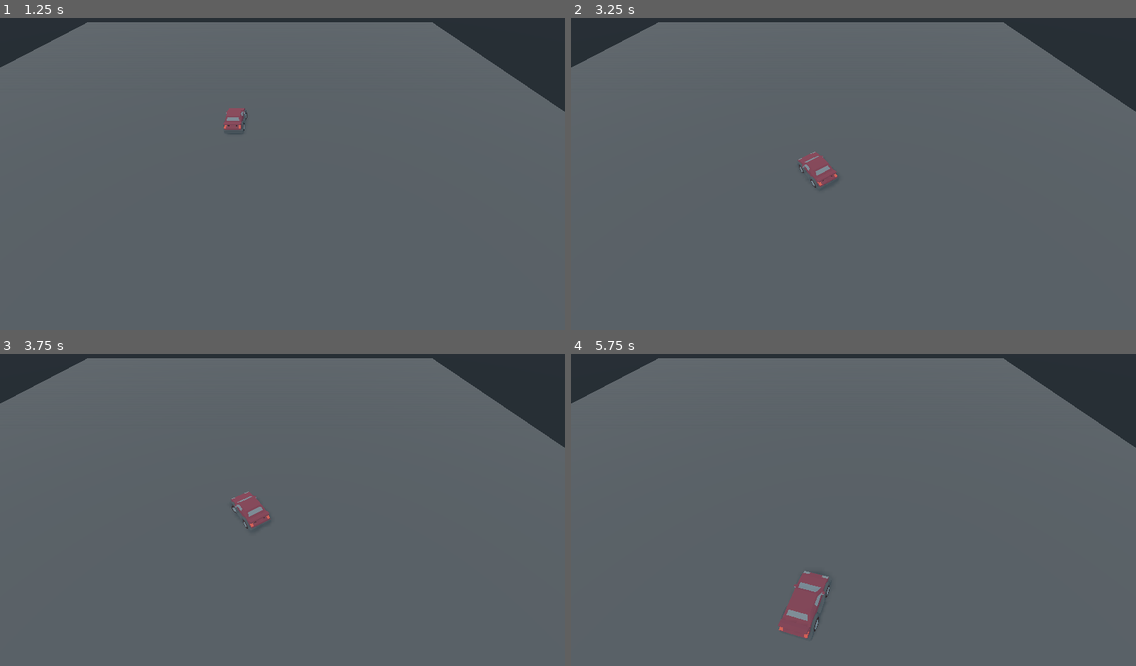
Above: before the commit, frames 1-4 (two rows, left to right).
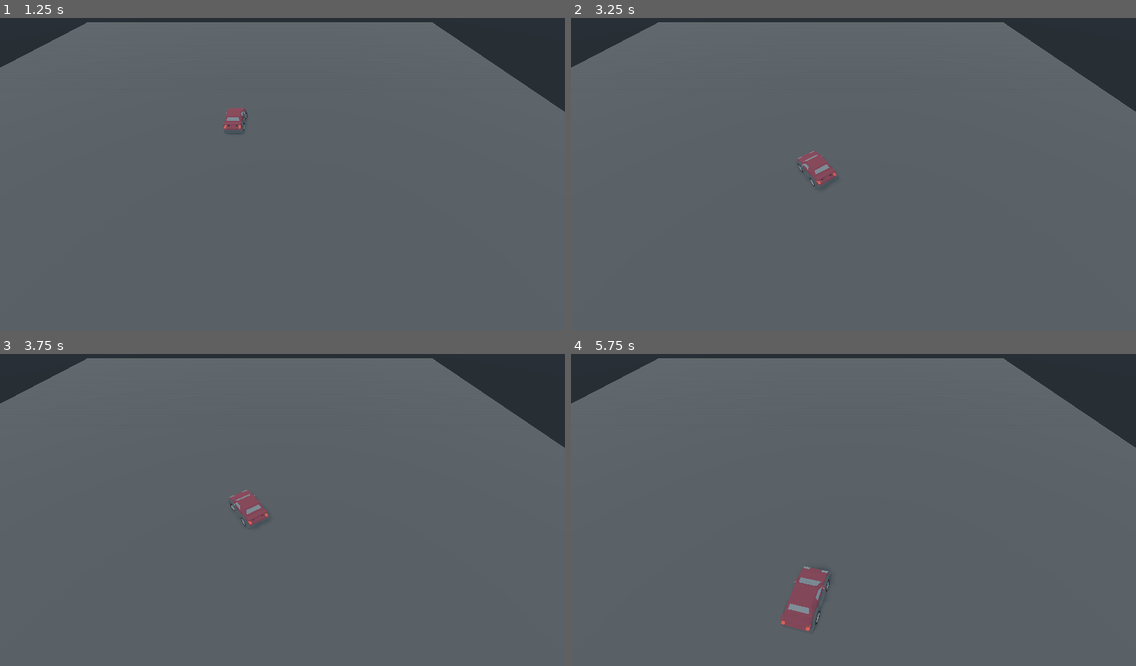
Above: after the commit, the same moments.

Repository: kidscancode/3d_car_tutorial
Game: Godot game, scene res://cars/TestWorld.tscn
Same seed, same stepped clock (60 frames per second), same inputs: the game is played once before the commit and once after it.
Inputs:
- Up to frame 1 (1.25 s): tap Enter at 0.5 s; hold Right (steer_right) from 0.53 s (still down)
- Up to frame 2 (3.25 s): tap Space at 1.25 s; release Right (steer_right) at 1.28 s; hold Down (brake) 1.28-2.03 s; hold Right (steer_right) 2.03-2.78 s; hold Up (accelerate) from 2.78 s (still down)
- Up to frame 3 (3.75 s): release Up (accelerate) at 3.53 s; hold Left (steer_left) from 3.53 s (still down)
- Up to frame 4 (5.75 s): release Left (steer_left) at 5.03 s; hold Down (brake) from 5.03 s (still down)

Frame 1 is identical in both runs. In frame 2, 0.1% of the frame differs, in the area x 40-48%, y 42-55%; in frame 3, 0.2%; in frame 4, 0.7%, in the area x 36-47%, y 67-92%.

Commit message:
Part 2: Drifting

Diff:
--- a/cars/DemoCar.gd
+++ b/cars/DemoCar.gd
@@ -1,11 +1,14 @@
+# Player controlled car.
 extends "res://cars/car_base.gd"
 
 func get_input():
 	var turn = Input.get_action_strength("steer_left")
 	turn -= Input.get_action_strength("steer_right")
 	steer_angle = turn * deg2rad(steering_limit)
+	# Rotate the wheel meshes - exaggerate for effect.
 	$tmpParent/sedanSports/wheel_frontRight.rotation.y = steer_angle*2
 	$tmpParent/sedanSports/wheel_frontLeft.rotation.y = steer_angle*2
+
 	acceleration = Vector3.ZERO
 	if Input.is_action_pressed("accelerate"):
 		acceleration = -transform.basis.z * engine_power
--- a/cars/TestWorld.tscn
+++ b/cars/TestWorld.tscn
@@ -32,3 +32,4 @@
 shadow_enabled = true
 
 [node name="DemoCar" parent="." instance=ExtResource( 1 )]
+engine_power = 7.0
--- a/cars/car_base.gd
+++ b/cars/car_base.gd
@@ -1,19 +1,26 @@
 extends KinematicBody
 
+# Car behavior parameters, adjust as needed.
 export var gravity = -20.0
-export var wheel_base = 0.6
-export var steering_limit = 10.0
+export var wheel_base = 0.6  # Distance between front/rear axles
+export var steering_limit = 10.0  # Front wheel max turning angle (deg)
 export var engine_power = 6.0
 export var braking = -9.0
-export var friction = -2.0
+export var friction = -5.0
 export var drag = -2.0
 export var max_speed_reverse = 3.0
+export var slip_speed = 9.0  # Speed where traction is lost.
+export var traction_slow = 0.75  # Traction when below slip_speed.
+export var traction_fast = 0.02  # Traction when drifting.
 
+# Car state properties.
 var acceleration = Vector3.ZERO
 var velocity = Vector3.ZERO
-var steer_angle = 0.0
+var steer_angle = 0.0  # Current wheel angle.
+var drifting = false
 
 func _physics_process(delta):
+	# If the car's in the air, you can't steer or accelerate.
 	if is_on_floor():
 		get_input()
 		apply_friction(delta)
@@ -24,25 +31,41 @@
 				-transform.basis.y, Vector3.UP, true)
 
 func apply_friction(delta):
-	if velocity.length() < 0.2 and acceleration.length() == 0:
+	# Stop coasting if velocity is very low.
+	if velocity.length() < 0.5 and acceleration.length() == 0:
 		velocity.x = 0
 		velocity.z = 0
+	# Friction is proportional to velocity.
 	var friction_force = velocity * friction * delta
+	# Drag is proportional to velocity squared.
 	var drag_force = velocity * velocity.length() * drag * delta
 	acceleration += drag_force + friction_force
 
 func calculate_steering(delta):
+	# Using bicycle model (one front/rear wheel)
 	var rear_wheel = transform.origin + transform.basis.z * wheel_base / 2.0
 	var front_wheel = transform.origin - transform.basis.z * wheel_base / 2.0
 	rear_wheel += velocity * delta
 	front_wheel += velocity.rotated(transform.basis.y, steer_angle) * delta
 	var new_heading = rear_wheel.direction_to(front_wheel)
 
+	# traction
+	if not drifting and velocity.length() > slip_speed:
+		drifting = true
+	if drifting and velocity.length() < slip_speed and steer_angle == 0:
+		drifting = false
+	var traction = traction_fast if drifting else traction_slow
+
+	# Are we going forward or reverse?
 	var d = new_heading.dot(velocity.normalized())
 	if d > 0:
-		velocity = new_heading * velocity.length()
+#		velocity = new_heading * velocity.length()
+		velocity = lerp(velocity, new_heading * velocity.length(), traction)
 	if d < 0:
 		velocity = -new_heading * min(velocity.length(), max_speed_reverse)
+
+	# Point in the steering direction.
+	# Note: not necessarily the velocity direction.
 	look_at(transform.origin + new_heading, transform.basis.y)
 
 func get_input():
--- a/project.godot
+++ b/project.godot
@@ -18,10 +18,6 @@
 config/name="3d_car_tutorial"
 run/main_scene="res://cars/TestWorld.tscn"
 config/icon="res://icon.png"
-
-[autoload]
-
-DebugOverlay="*res://debug/DebugOverlay.tscn"
 
 [input]
 
